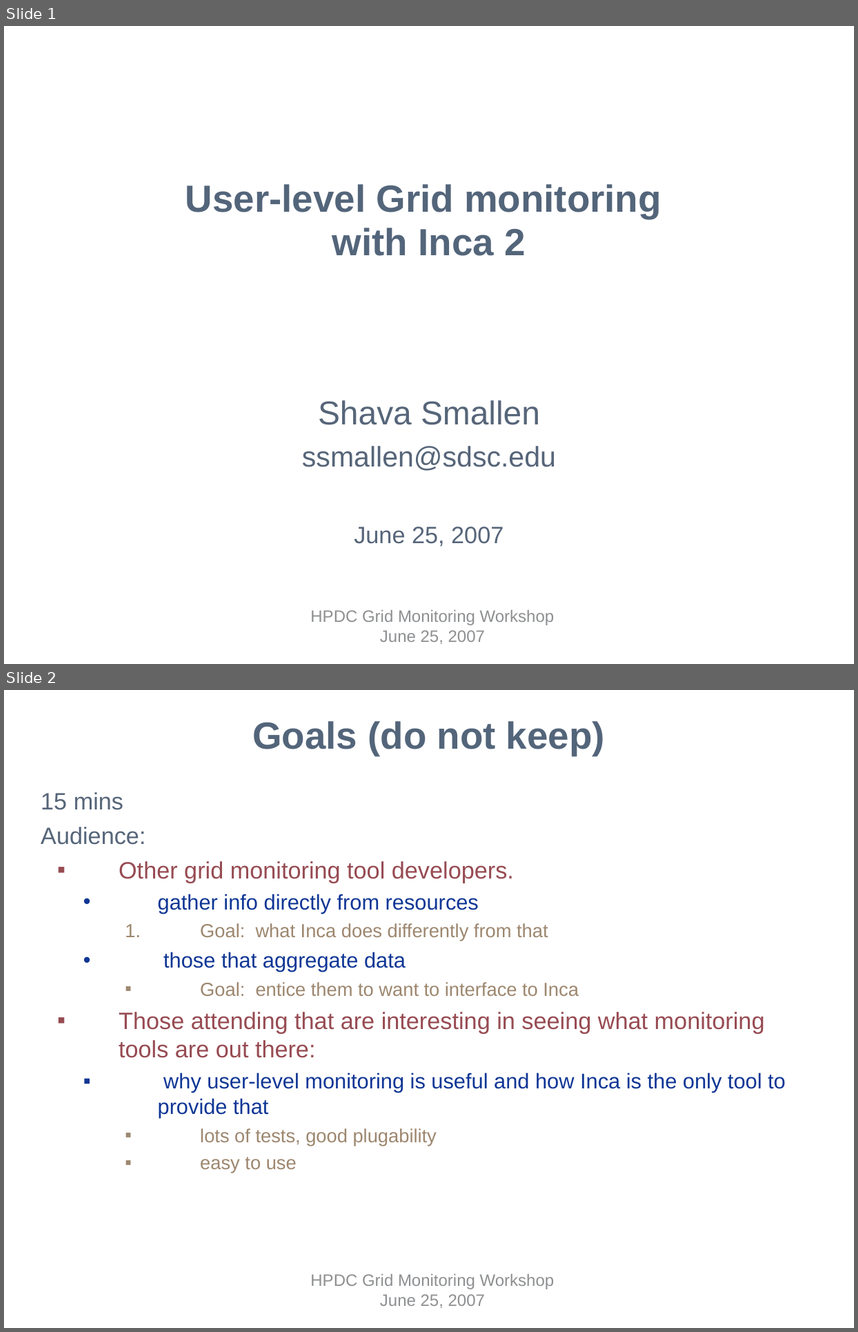
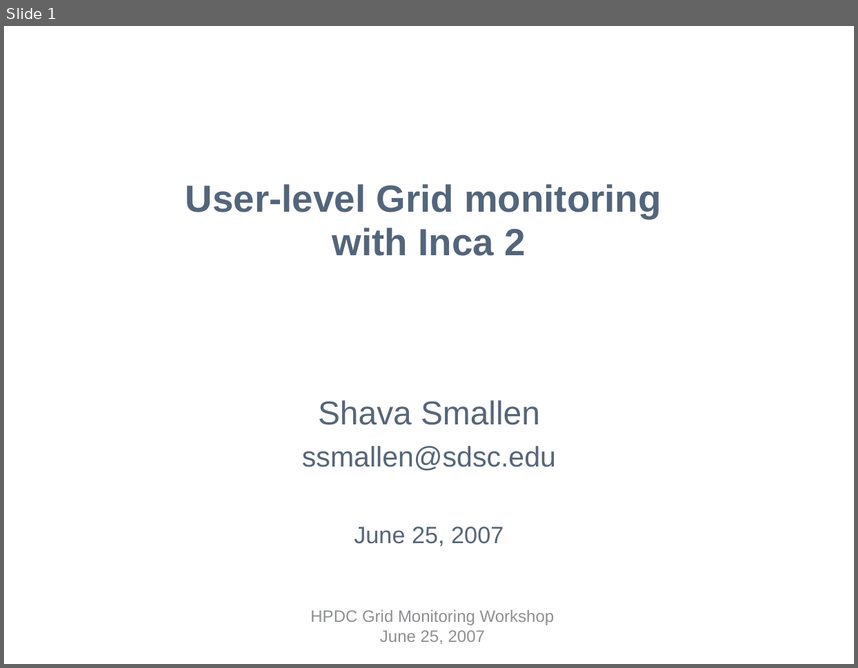
Before and after one commit to IncaProject/inca-xsede, a slide deck: talks/inca-gmw07.ppt. Shown one above the other, each under a label of ours: slides 1 and 2 before the commit, slide 1 after it. The pictures are 858x1332 and 858x668 pixels, drawn with LibreOffice and Linux fonts; fonts in the diff are those of the drawing; background and template pictures are left out. Boxes give left, top, right and bottom in pixels: in the first picture for what was removed or moved away, otherwise in the second. Text is boxed around its words. In the diff, an @@ line names an element or a change of style, - is before the commit and + after.

```diff
--- a/talks/inca-gmw07.ppt
+++ b/talks/inca-gmw07.ppt
@@ slide 2 removed at box(4, 690, 854, 1328), background #FFFFFF; not listed: 1 template element that a slide beside it also shows @@
@@ title removed at box(252, 721, 605, 756) @@
-Goals (do not keep)
@@ text removed at box(41, 792, 786, 1173) @@
-15 mins
-Audience:
-  ▪ Other grid monitoring tool developers.
-    • gather info directly from resources
-      1. Goal: what Inca does differently from that
-    • those that aggregate data
-      ▪ Goal: entice them to want to interface to Inca
-  ▪ Those attending that are interesting in seeing what monitoring tools are out there:
-    ▪ why user-level monitoring is useful and how Inca is the only tool to provide that
-      ▪ lots of tests, good plugability
-      ▪ easy to use
```
Also in this commit, not shown: 15 slides changed, 1 other slide removed.
